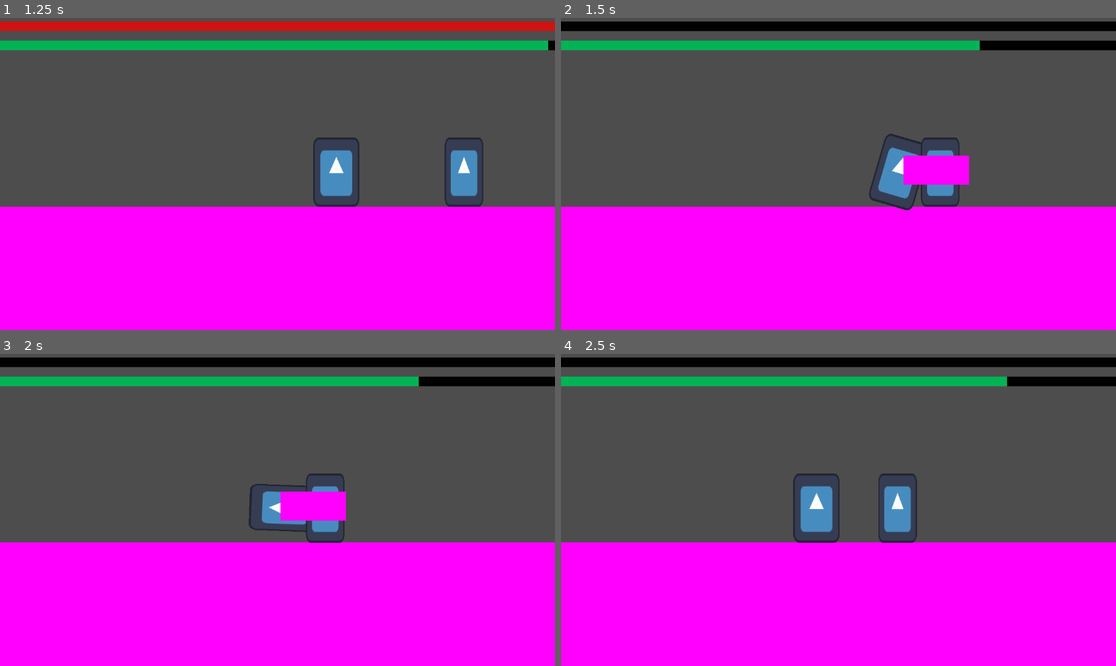
Above: before the commit, frames 1-4 (two rows, left to right).
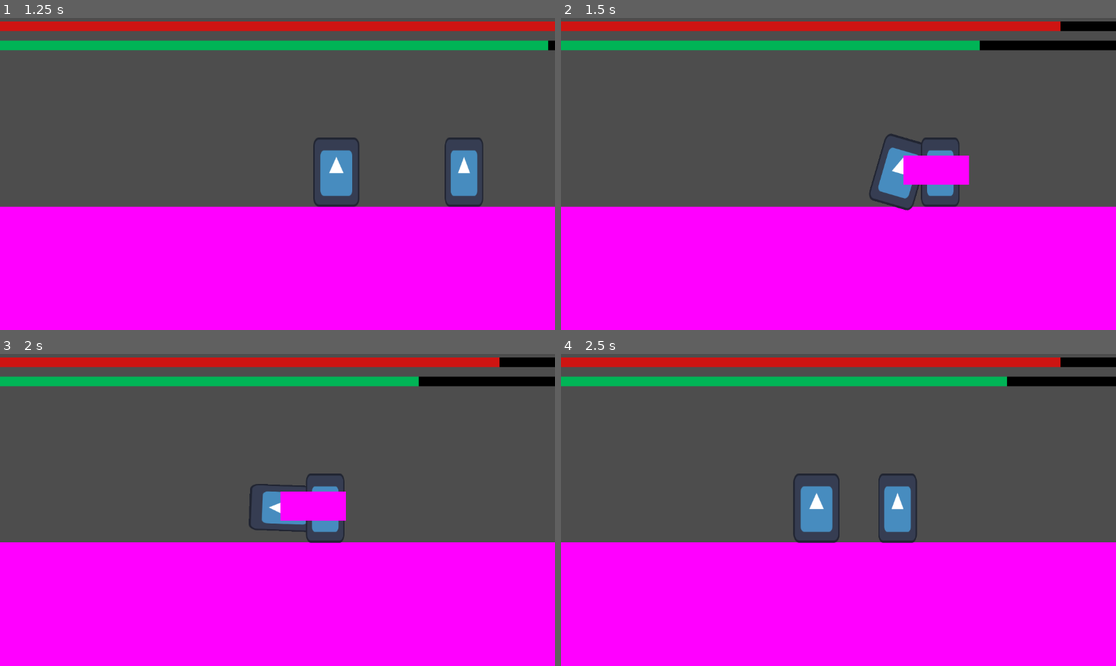
Above: after the commit, the same moments.

Repository: CodeScratcher/soulslike
Game: Godot game, scene res://Levels/test_scene.tscn
Same seed, same stepped clock (60 frames per second), same inputs: the game is played once before the commit and once after it. The engine's default icon, where the game draws it, is replaced by a stand-in: a white triangle on a blue panel in a dark square.
Inputs (mouse positions are in pixels of both pictures, inside the frame that each line leads up to):
- Up to frame 1 (1.25 s): move the mouse to (399, 158) at 0.52 s; hold D (right) from 0.53 s (still down); click (399, 158) at 0.6 s; tap W (jump) at 0.77 s
- Up to frame 2 (1.5 s): keep holding D (right); move the mouse to (727, 189) at 1.27 s; tap Space (roll) at 1.35 s
- Up to frame 3 (2 s): keep holding D (right); tap W (jump) at 1.52 s
- Up to frame 4 (2.5 s): move the mouse to (894, 441) at 2.02 s; release D (right) at 2.03 s; hold A (left) from 2.03 s (still down); click (894, 441) at 2.1 s

Frame 1 is identical in both runs. In frame 2, 2.8% of the frame differs, in the area x 0-91%, y 1-5%; in frame 3, 2.8%; in frame 4, 2.8%.

Commit message:
Fixed GUI

Diff:
--- a/Scripts/Player.gd
+++ b/Scripts/Player.gd
@@ -16,11 +16,13 @@
 var started_jump = false
 var finished_jump = false
 
-var MAX_HP = 100
-var MAX_STAMINA = 100
+var MAX_HP = 100.0
+var MAX_STAMINA = 100.0
 
 var hp = MAX_HP
 var stamina = MAX_STAMINA
+
+var hit_iframes = 0
 
 func _physics_process(delta):
 	var in_roll = $AnimationPlayer.current_animation == "roll" or $AnimationPlayer.current_animation == "roll_left"
@@ -88,8 +90,13 @@
 		$Hitbox.scale.x = -1
 		$Sprite2D.flip_h = true
 
+	hit_iframes -= 1
+
 func hit(area):
-	hp -= 10
+	if hit_iframes <= 0:
+		hit_iframes = 5
+		hp -= 10
 
-	if hp <= 0:
-		get_tree().reload_current_scene()
+
+		if hp <= 0:
+			get_tree().reload_current_scene()
